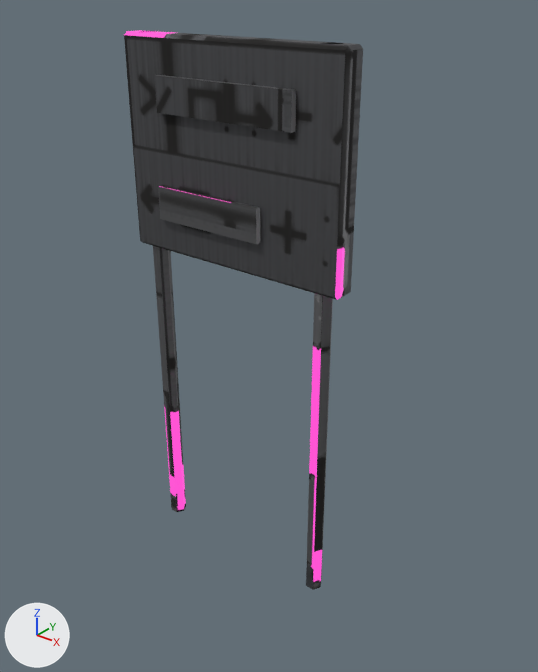
Two versions of the glTF model design/campus/nodexeus-set-sign-c.glb, one commit apart.
Before and after are seen from a 50 mm lens placed at (1.96, -2.23, 2.61), pointed at (0.08, 0.12, 1.15). Every picture has the same lights, and +X, +Y and +Z are marked at lower left. The first picture is the older version. Vertices at exactly the same position are counted once.

The first picture shows 'set-sign-c'.
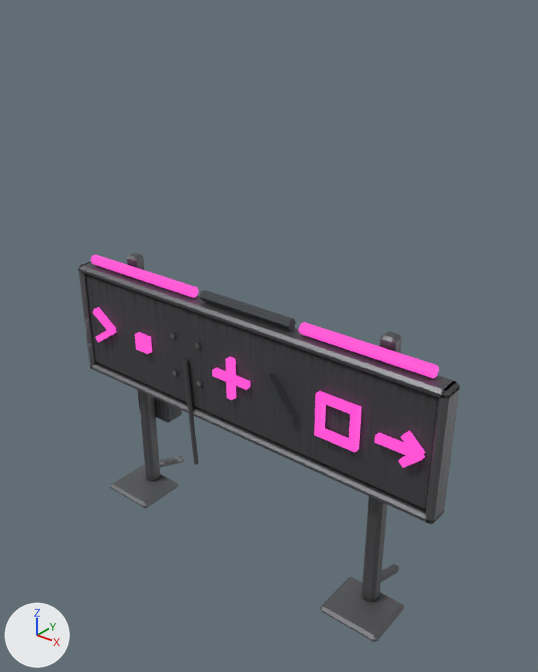
Changed parts and their boxes (x1, y1, x2, y2) in the pictures (538 x 672 px; the box of a moved part takes in the faces that stretch with it):
'set-sign-c', reshaped (60% wider, 30% shorter)
    before: (124, 30, 363, 590)
    after: (78, 253, 460, 642)
part 1 of me_set_sign_c, moved or reshaped
    before: (124, 30, 363, 300)
    after: (127, 253, 160, 481)
part 2 of me_set_sign_c, added
    after: (362, 331, 402, 601)
part 3 of me_set_sign_c, added
    after: (86, 275, 439, 510)
part 4 of me_set_sign_c, added
    after: (138, 391, 182, 423)
part 5 of me_set_sign_c, added
    after: (135, 332, 152, 354)
part 6 of me_set_sign_c, added
    after: (212, 368, 250, 390)
part 7 of me_set_sign_c, added
    after: (226, 357, 236, 400)
part 8 of me_set_sign_c, added
    after: (315, 429, 359, 452)
part 9 of me_set_sign_c, added (pink)
    after: (348, 404, 361, 452)
part 10 of me_set_sign_c, added (pink)
    after: (375, 432, 412, 457)
part 11 of me_set_sign_c, added (pink)
    after: (90, 255, 199, 298)
part 12 of me_set_sign_c, added (pink)
    after: (299, 322, 439, 379)
part 13 of me_set_sign_c, added
    after: (199, 290, 296, 330)
part 14 of me_set_sign_c, deleted
    before: (155, 75, 296, 133)
part 15 of me_set_sign_c, deleted
    before: (158, 185, 260, 244)
part 16 of me_set_sign_c, built on
    before: (141, 31, 186, 512)
    after: (78, 262, 460, 524)
part 17 of me_set_sign_c, reshaped
    before: (306, 42, 343, 590)
    after: (320, 564, 404, 642)

The change, as a diff of the scene's bpy script:
```diff
--- a/design/campus/nodexeus-set-sign-c.glb.py
+++ b/design/campus/nodexeus-set-sign-c.glb.py
@@ me_set_sign_c @@
-me_set_sign_c.from_pydata(...)  # 80 vertices, 132 faces; spans x -0.55..0.55, y -0.07..0.07, z 0.0..2.4
+me_set_sign_c.from_pydata(...)  # 420 vertices, 744 faces; spans x -1.03..1.03, y -0.13..0.31, z 0.0..1.37
+# me_set_sign_c part 1: the loose piece of 24 vertices spanning x -0.55..0.55, y -0.05..0.05, z 1.5..2.4 is scaled about its middle by (0.0476, 0.641, 1.5), then moved by (-0.72, 0.07, -1.25)
+# me_set_sign_c part 2: the loose piece of 24 vertices spanning x -0.55..0.55, y -0.05..0.05, z 1.5..2.4 is copied, and the copy is scaled about its middle by (0.0476, 0.641, 1.5), then moved by (0.72, 0.07, -1.25); it spans x 0.69..0.76, y 0.04..0.11, z 0.03..1.37
+# me_set_sign_c part 3: the loose piece of 24 vertices spanning x -0.55..0.55, y -0.05..0.05, z 1.5..2.4 is copied, and the copy is scaled about its middle by (1.83, 0.641, 0.569), then moved by (0.0, 0.0, -0.97); it spans x -1.0..1.0, y -0.04..0.04, z 0.72..1.24
+# me_set_sign_c part 4: the loose piece of 24 vertices spanning x -0.55..0.55, y -0.05..0.05, z 1.5..2.4 is copied, and the copy is scaled about its middle by (0.205, 1.24, 0.161), then moved by (-0.72, 0.16, -1.45); it spans x -0.84..-0.6, y 0.1..0.22, z 0.42..0.58
+# me_set_sign_c part 5: a new loose piece, a box spanning x -0.613..-0.529, y -0.065..0.065, z 0.938..1.022, in mat_nx_set_sign_c_baked
+# me_set_sign_c part 6: a new loose piece, a box spanning x -0.1..0.1, y -0.065..0.065, z 0.964..0.996, in mat_nx_set_sign_c_baked
+# me_set_sign_c part 7: a new loose piece, a box spanning x -0.016..0.016, y -0.065..0.065, z 0.88..1.08, in mat_nx_set_sign_c_baked
+# me_set_sign_c part 8: a new loose piece, a box spanning x 0.471..0.671, y -0.065..0.065, z 0.88..0.912, in mat_nx_set_sign_c_baked
+# me_set_sign_c part 9: a new loose piece, a box spanning x 0.639..0.671, y -0.065..0.065, z 0.88..1.08, in mat_nx_set_sign_c_baked
+# me_set_sign_c part 10: a new loose piece, a box spanning x 0.757..0.917, y -0.065..0.065, z 0.964..0.996, in mat_nx_set_sign_c_baked
+# me_set_sign_c part 11: a new loose piece, a 6-sided cylinder along x spanning x -0.95..-0.25, y -0.025..0.025, z 1.293..1.337, in mat_nx_set_sign_c_baked
+# me_set_sign_c part 12: a new loose piece, a 6-sided cylinder along x spanning x 0.35..0.95, y -0.025..0.025, z 1.293..1.337, in mat_nx_set_sign_c_baked
+# me_set_sign_c part 13: a new loose piece, a 6-sided cylinder along x spanning x -0.2..0.3, y -0.025..0.025, z 1.293..1.337, in mat_nx_set_sign_c_baked
+# me_set_sign_c part 14: the loose piece of 8 vertices spanning x -0.34..0.34, y -0.07..-0.04, z 2.1..2.25 is deleted
+# me_set_sign_c part 15: the loose piece of 8 vertices spanning x -0.37..0.17, y -0.07..-0.04, z 1.65..1.8 is deleted
+# me_set_sign_c part 16: 12 vertices removed from x -0.49..-0.41, y -0.03..0.03, z 0.0..2.4; 168 vertices added at x -1.03..1.03, y -0.13..0.31, z 0.0..1.28
+# me_set_sign_c part 17: 12 vertices removed from x 0.41..0.49, y -0.03..0.03, z 0.0..2.4; 32 vertices added at x 0.57..0.87, y -0.13..0.31, z 0.0..0.13
+# other edits to the shape of me_set_sign_c do not show in these pictures
 me_set_sign_c.materials.append(mat_nx_set_sign_c_baked)
```
